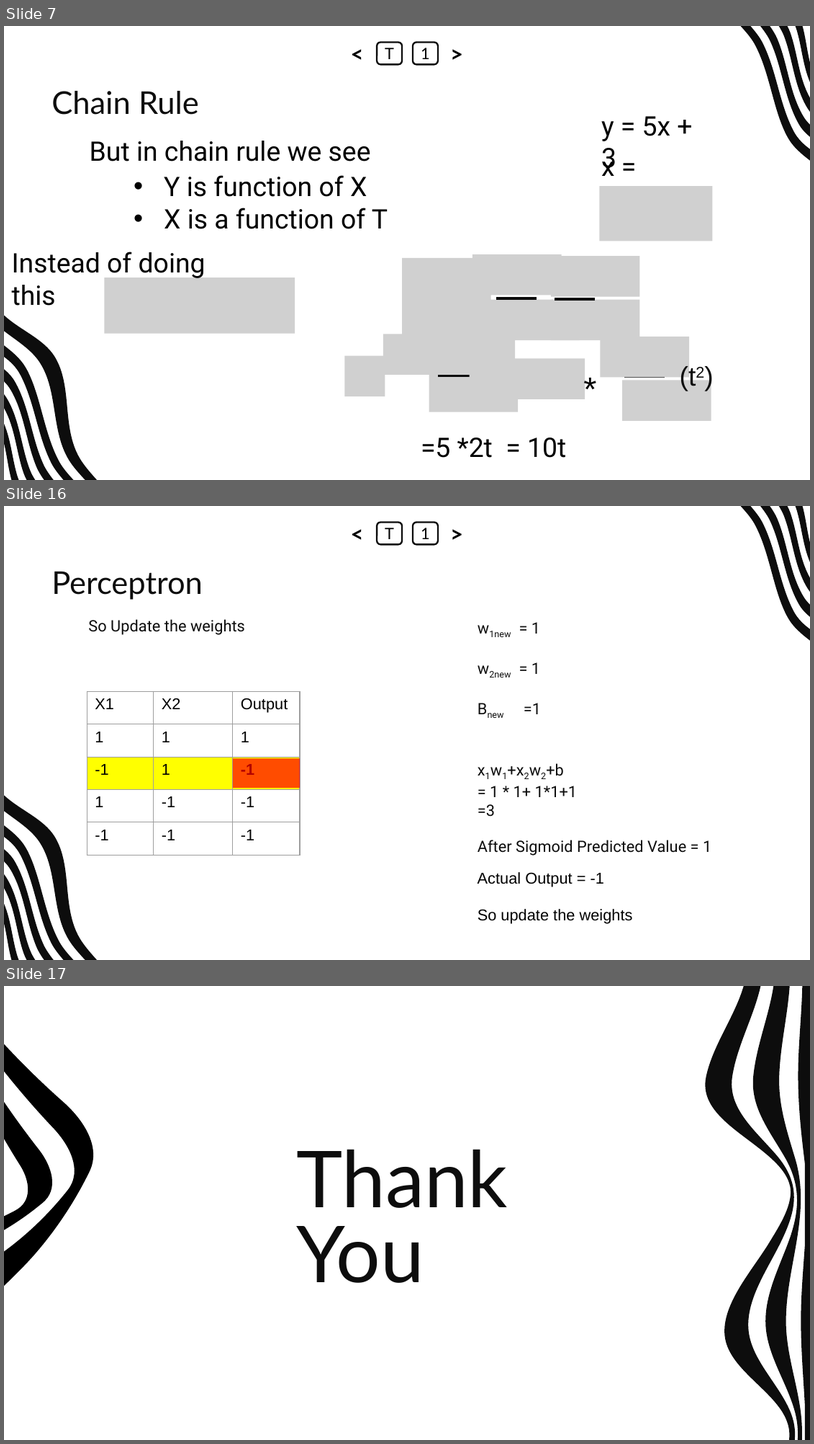
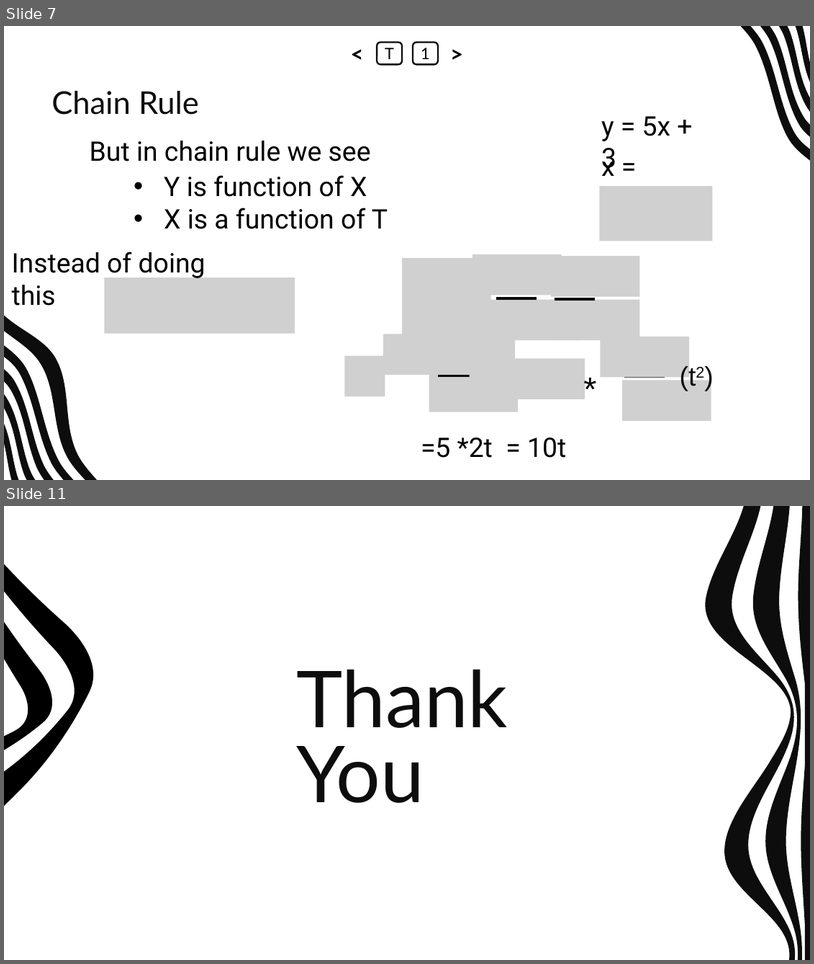
Before and after one commit to abrarhasan3/Green-Uni-All-Academic-Content, a slide deck: CSE 411 Machine Learning/New Slides/ML_CH_11_Back Propagation.pptx. Shown one above the other, each under a label of ours: slides 7, 16 and 17 before the commit, slides 7 and 11 after it; the slides between them are not shown. The pictures are 814x1444 and 814x964 pixels, drawn with LibreOffice and Linux fonts; fonts in the diff are those of the drawing; grey boxes stand for pictures. Boxes give left, top, right and bottom in pixels: in the first picture for what was removed or moved away, otherwise in the second. Text is boxed around its words. In the diff, an @@ line names an element or a change of style, - is before the commit and + after.

```diff
--- a/CSE 411 Machine Learning/New Slides/ML_CH_11_Back Propagation.pptx
+++ b/CSE 411 Machine Learning/New Slides/ML_CH_11_Back Propagation.pptx
@@ slide 16 removed at box(4, 506, 810, 960), background #FFFFFF; not listed: 9 template elements that a slide beside it also shows @@
@@ text removed at box(345, 522, 370, 545) @@
-<
@@ rounded rectangle removed at box(378, 522, 402, 545) @@
-T
@@ rounded rectangle removed at box(413, 522, 438, 545) @@
-1
@@ text removed at box(445, 522, 469, 545) @@
->
@@ title removed at box(52, 571, 203, 600) @@
-Perceptron
@@ text removed at box(88, 619, 245, 635) @@
-So Update the weights
@@ text removed at box(524, 622, 541, 714) @@
-w1new = 1
-w2new = 1
-Bnew =1
@@ table removed at box(87, 692, 299, 855), 5 rows, 3 columns @@
-X1 | X2 | Output
-1 | 1 | 1
--1 | 1 | -1
-1 | -1 | -1
--1 | -1 | -1
@@ rectangle removed at box(233, 759, 300, 788) @@
@@ text removed at box(478, 763, 578, 816) @@
-x1w1+x2w2+b
-= 1 * 1+ 1*1+1
-=3
@@ text removed at box(478, 839, 712, 855) @@
-After Sigmoid Predicted Value = 1
@@ text removed at box(478, 872, 604, 887) @@
-Actual Output = -1
@@ text removed at box(478, 908, 633, 924) @@
-So update the weights
@@ what was slide 17 is now slide 11 @@
```
Also in this commit, not shown: 1 slide changed, 2 slides added, 7 other slides removed, 1 other file.
